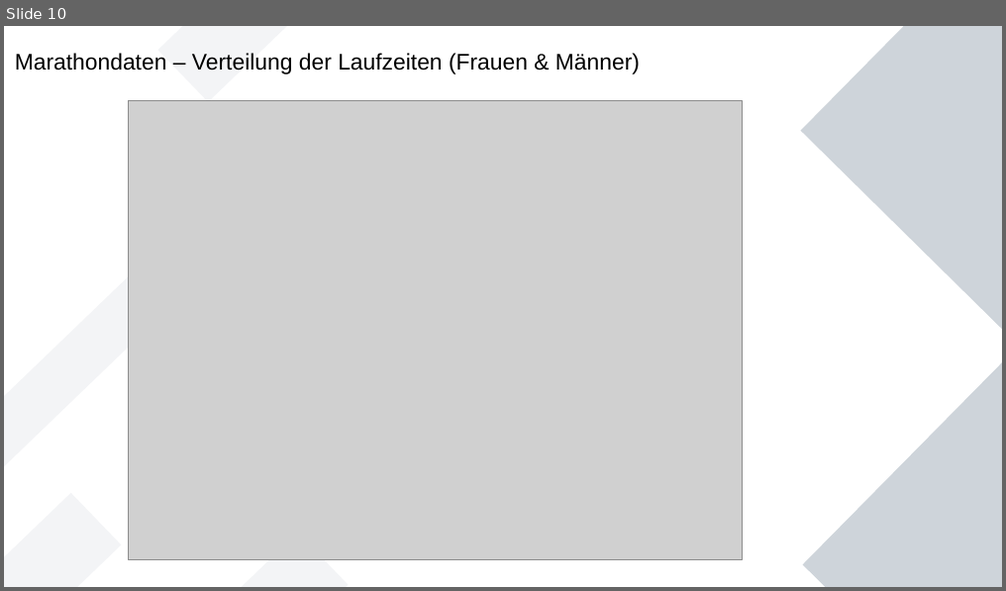
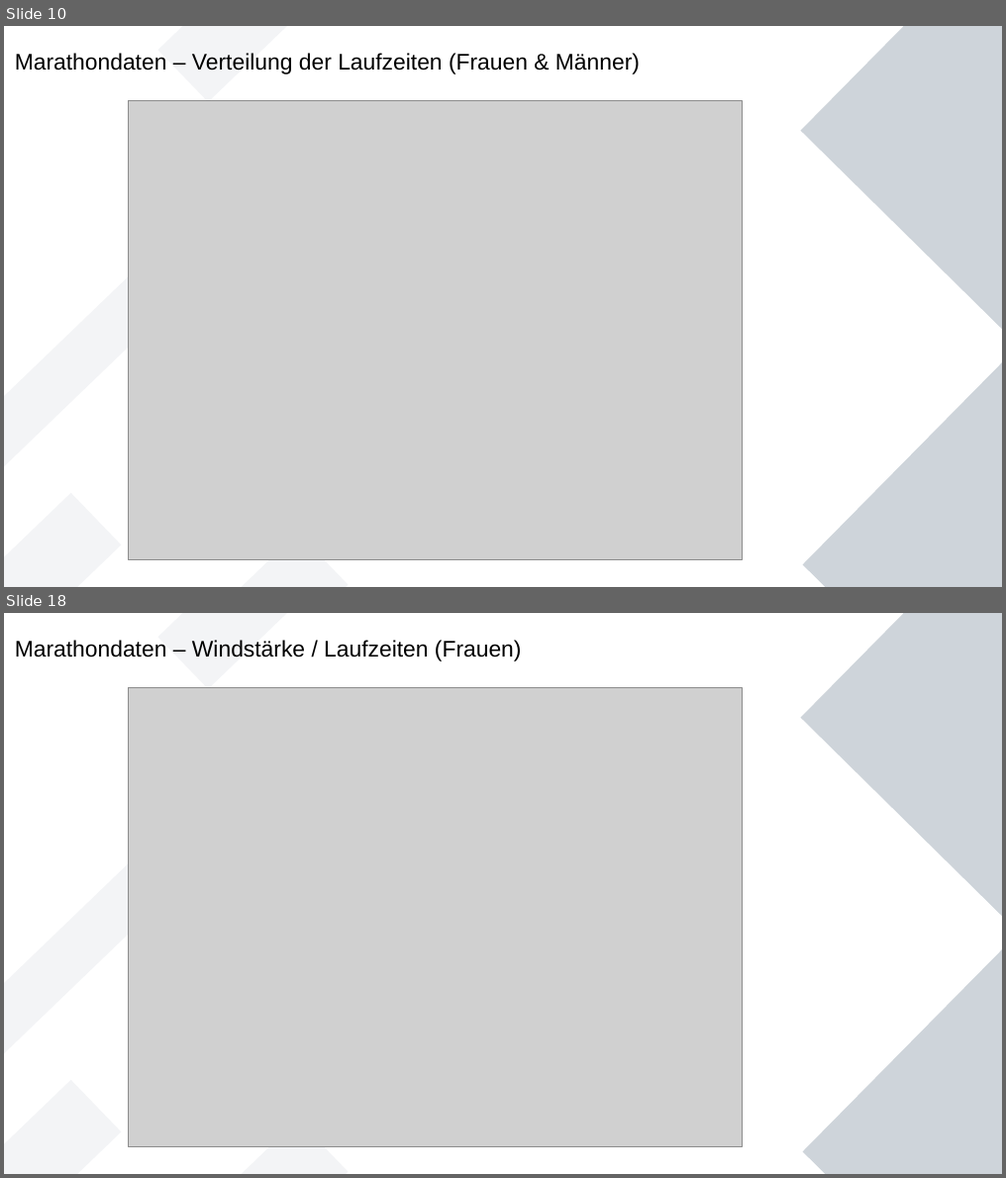
Before and after one commit to Wade-Sys/wma, a slide deck: analyse/Erste_Analysen.odp. Shown one above the other, each under a label of ours: slide 10 before the commit, slides 10 and 18 after it; the slides between them are not shown. The pictures are 1006x591 and 1006x1178 pixels, drawn with LibreOffice and Linux fonts; fonts in the diff are those of the drawing; grey boxes stand for pictures. Boxes give left, top, right and bottom in pixels: in the first picture for what was removed or moved away, otherwise in the second. Text is boxed around its words. In the diff, an @@ line names an element or a change of style, - is before the commit and + after.

```diff
--- a/analyse/Erste_Analysen.odp
+++ b/analyse/Erste_Analysen.odp
@@ slide 18 added at (4,613,1002,1174), background #FFFFFF; not listed: 6 template elements that a slide beside it also shows @@
@@ title added at (15,640,522,662), 18 pt, text #000000 @@
+Marathondaten – Windstärke / Laufzeiten (Frauen)
@@ picture added at (129,688,742,1149) @@
```
Also in this commit, not shown: 2 slides changed, 9 other slides added, 12 other files.
